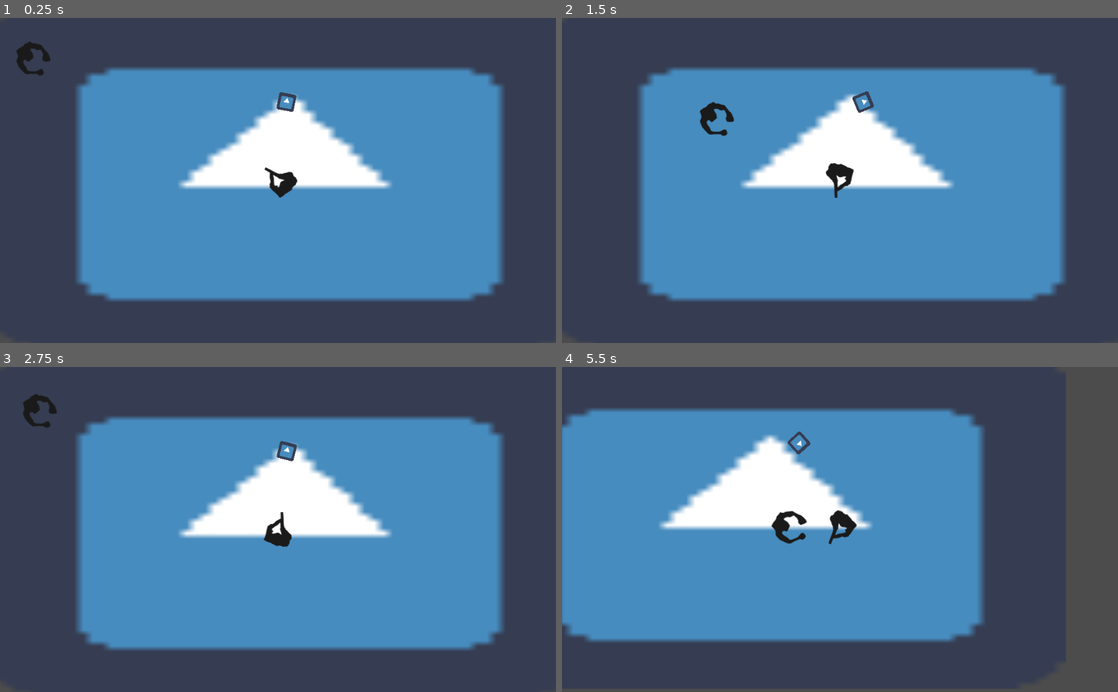
Above: before the commit, frames 1-4 (two rows, left to right).
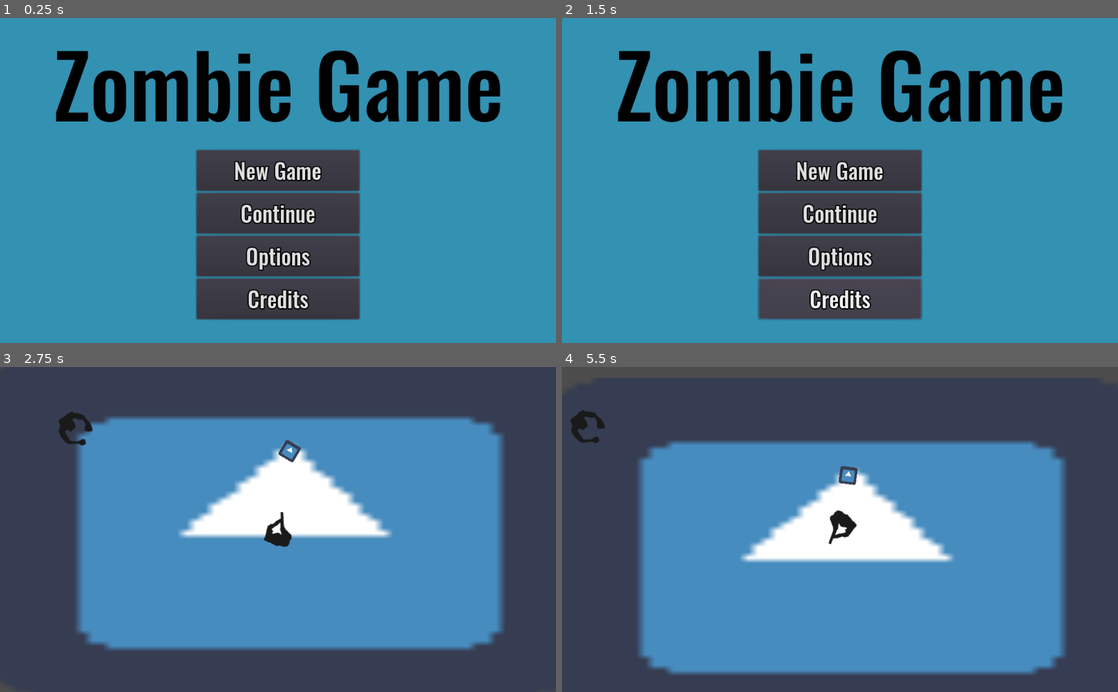
Above: after the commit, the same moments.

Repository: StrawberryGameJam/ZombieGame2020
Game: Godot game, scene res://Scenes/Title.tscn
Two runs of this game, one before a commit and one after it. Both use one fixed random seed, a clock stepped at 60 frames per second and the inputs below. Before the commit the project starts from res://Scenes/Main.tscn. The engine's default icon, where the game draws it, is replaced by a stand-in: a white triangle on a blue panel in a dark square.
Inputs (mouse positions are in pixels of both pictures, inside the frame that each line leads up to):
- Up to frame 1 (0.25 s): no input
- Up to frame 2 (1.5 s): click (840, 255) at 0.5 s, where only the run after the commit has a clickable "Options"; click (840, 297) at 1.25 s, where only the run after the commit has a clickable "Credits"
- Up to frame 3 (2.75 s): click (278, 519) at 2 s, where only the run after the commit has a clickable "New Game"
- Up to frame 4 (5.5 s): tap Enter (ui_accept) at 2.75, 3.02, 3.77, 5.27 s; move the mouse to (962, 513) at 2.77 s; hold Right (ui_right) 2.78-3.53 s; click (962, 513) at 2.85 s; move the mouse to (728, 545) at 3.52 s; hold Down (ui_down) 3.53-4.28 s; click (728, 545) at 3.6 s; move the mouse to (895, 458) at 4.27 s; hold Right (ui_right) 4.28-5.03 s; click (895, 458) at 4.35 s; move the mouse to (812, 594) at 5.02 s; hold Up (ui_up) from 5.03 s (still down); click (812, 594) at 5.1 s

The runs differ from the first frame. In frame 1, 69% of the frame differs, in the area x 0-100%, y 0-100%; in frame 2, 70%; in frame 3, 0.7%; in frame 4, 44%.

Commit message:
fiz um menus inicial simples

Diff:
--- /dev/null
+++ b/Scenes/Title.gd
@@ -0,0 +1,23 @@
+extends Control
+
+
+func _ready():
+	Global.mouse_mode("arrow")
+	$VBoxContainer/NewGame.connect("pressed",self,"new_game")
+	$VBoxContainer/Continue.connect("pressed",self,"continue_button")
+	$VBoxContainer/Options.connect("pressed",self,"options")
+	$VBoxContainer/Credits.connect("pressed",self,"credits")
+	pass
+
+func new_game():
+	get_tree().change_scene("res://Scenes/Main.tscn")
+	pass
+
+func continue_button():
+	pass
+
+func options():
+	pass
+
+func credits():
+	pass
--- /dev/null
+++ b/Scenes/Title.tscn
@@ -0,0 +1,95 @@
+[gd_scene load_steps=6 format=2]
+
+[ext_resource path="res://fonts/Oswald/Oswald-Medium.ttf" type="DynamicFontData" id=1]
+[ext_resource path="res://fonts/Oswald/Text.tres" type="DynamicFont" id=2]
+[ext_resource path="res://Scenes/Title.gd" type="Script" id=3]
+
+[sub_resource type="DynamicFont" id=1]
+size = 160
+font_data = ExtResource( 1 )
+
+[sub_resource type="Theme" id=2]
+default_font = ExtResource( 2 )
+Button/colors/font_color = Color( 0.88, 0.88, 0.88, 1 )
+Button/colors/font_color_disabled = Color( 0.9, 0.9, 0.9, 0.2 )
+Button/colors/font_color_hover = Color( 0.94, 0.94, 0.94, 1 )
+Button/colors/font_color_pressed = Color( 1, 1, 1, 1 )
+Button/constants/hseparation = 10
+Button/fonts/font = null
+Button/styles/disabled = null
+Button/styles/focus = null
+Button/styles/hover = null
+Button/styles/normal = null
+Button/styles/pressed = null
+
+[node name="Title" type="Control"]
+anchor_right = 1.0
+anchor_bottom = 1.0
+script = ExtResource( 3 )
+__meta__ = {
+"_edit_use_anchors_": false
+}
+
+[node name="Polygon2D" type="Polygon2D" parent="."]
+color = Color( 0.2, 0.568627, 0.698039, 1 )
+polygon = PoolVector2Array( 1140.72, -87.7794, 1155.9, 716.714, -81.2004, 705.33, -68.3195, -76.6219 )
+
+[node name="Label" type="Label" parent="."]
+anchor_left = 0.5
+anchor_right = 0.5
+margin_left = -414.5
+margin_right = 414.5
+margin_bottom = 238.0
+custom_fonts/font = SubResource( 1 )
+custom_colors/font_color = Color( 0, 0, 0, 1 )
+text = "Zombie Game"
+align = 1
+__meta__ = {
+"_edit_use_anchors_": false
+}
+
+[node name="VBoxContainer" type="VBoxContainer" parent="."]
+anchor_left = 0.5
+anchor_top = 0.5
+anchor_right = 0.5
+anchor_bottom = 0.5
+margin_left = -150.0
+margin_top = -256.0
+margin_right = 150.0
+margin_bottom = 256.0
+alignment = 2
+__meta__ = {
+"_edit_use_anchors_": false
+}
+
+[node name="NewGame" type="Button" parent="VBoxContainer"]
+margin_top = 200.0
+margin_right = 300.0
+margin_bottom = 275.0
+rect_min_size = Vector2( 300, 75 )
+theme = SubResource( 2 )
+text = "New Game"
+
+[node name="Continue" type="Button" parent="VBoxContainer"]
+margin_top = 279.0
+margin_right = 300.0
+margin_bottom = 354.0
+rect_min_size = Vector2( 300, 75 )
+theme = SubResource( 2 )
+text = "Continue"
+
+[node name="Options" type="Button" parent="VBoxContainer"]
+margin_top = 358.0
+margin_right = 300.0
+margin_bottom = 433.0
+rect_min_size = Vector2( 300, 75 )
+theme = SubResource( 2 )
+text = "Options"
+
+[node name="Credits" type="Button" parent="VBoxContainer"]
+margin_top = 437.0
+margin_right = 300.0
+margin_bottom = 512.0
+rect_min_size = Vector2( 300, 75 )
+theme = SubResource( 2 )
+text = "Credits"
--- a/project.godot
+++ b/project.godot
@@ -21,7 +21,7 @@
 [application]
 
 config/name="Zombie"
-run/main_scene="res://Scenes/Main.tscn"
+run/main_scene="res://Scenes/Title.tscn"
 config/icon="res://icon.png"
 
 [autoload]
